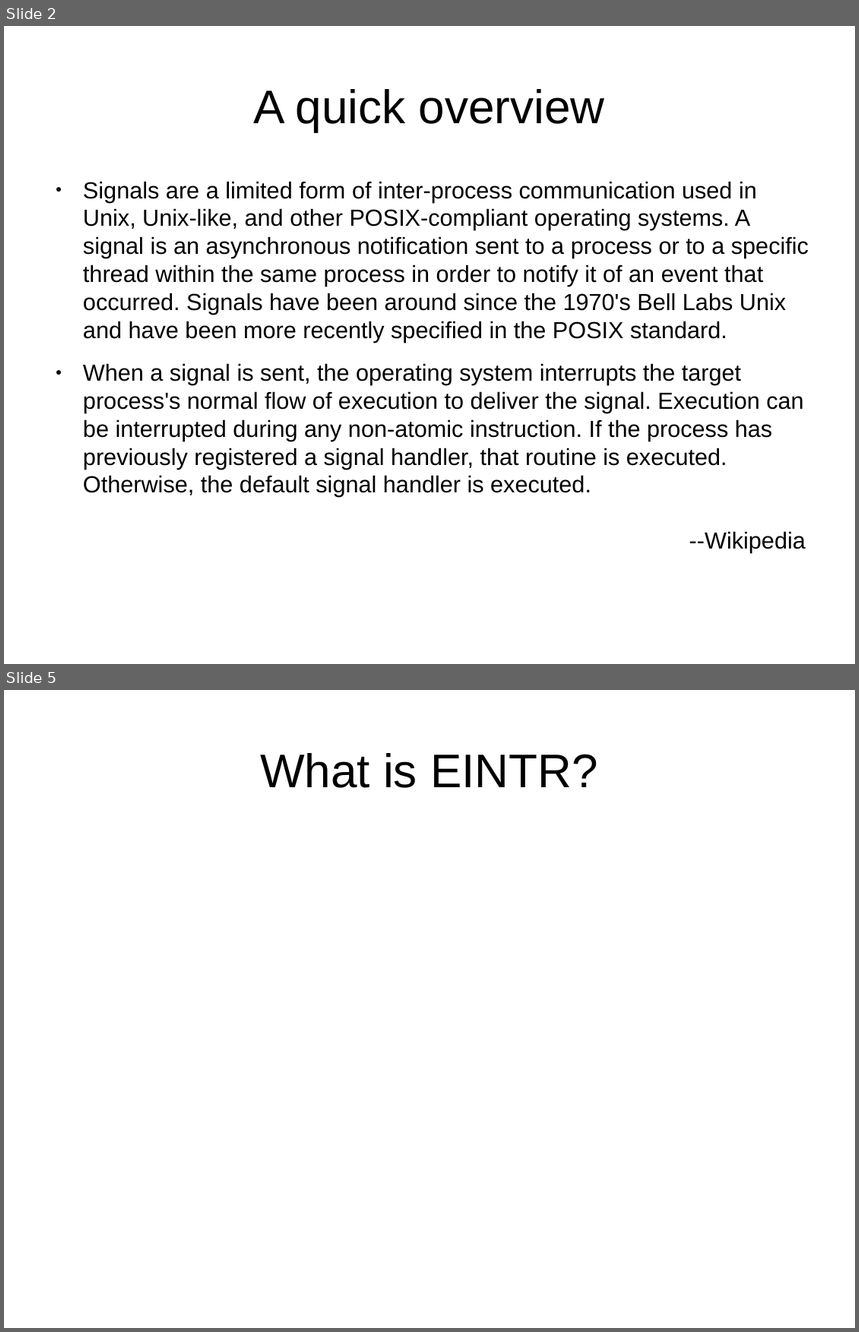
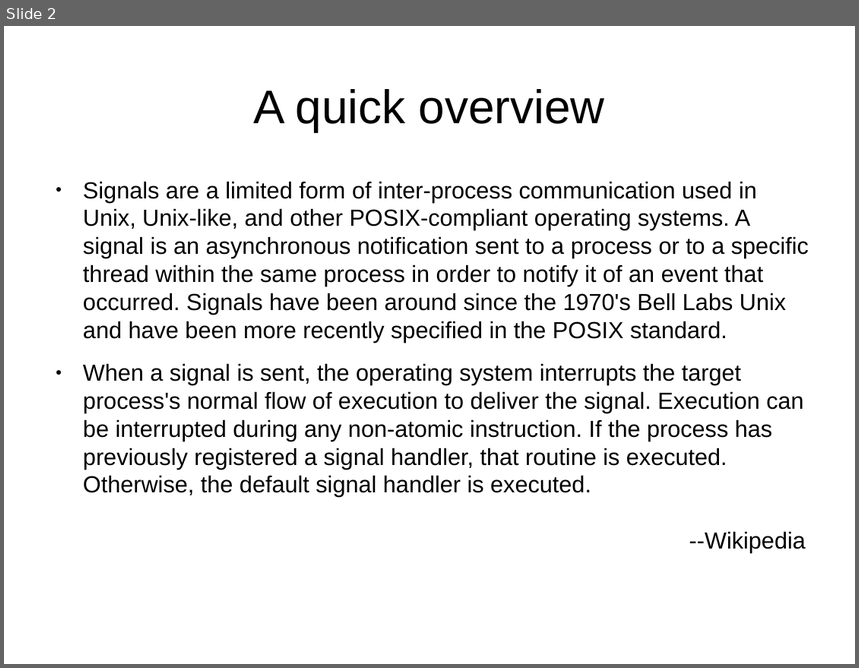
Before and after one commit to cknite/psignals, a slide deck: docs/psignals.odp. Shown one above the other, each under a label of ours: slides 2 and 5 before the commit, slide 2 after it; the slides between them are not shown. The pictures are 859x1332 and 859x668 pixels, drawn with LibreOffice and Linux fonts; fonts in the diff are those of the drawing. Boxes give left, top, right and bottom in pixels: in the first picture for what was removed or moved away, otherwise in the second. Text is boxed around its words. In the diff, an @@ line names an element or a change of style, - is before the commit and + after.

```diff
--- a/docs/psignals.odp
+++ b/docs/psignals.odp
@@ slide 5 removed at (x1=4, y1=690, x2=855, y2=1328), background #FFFFFF @@
@@ title removed at (x1=260, y1=753, x2=598, y2=788) @@
-What is EINTR?
```
Also in this commit, not shown: 2 slides changed, 4 slides added.
